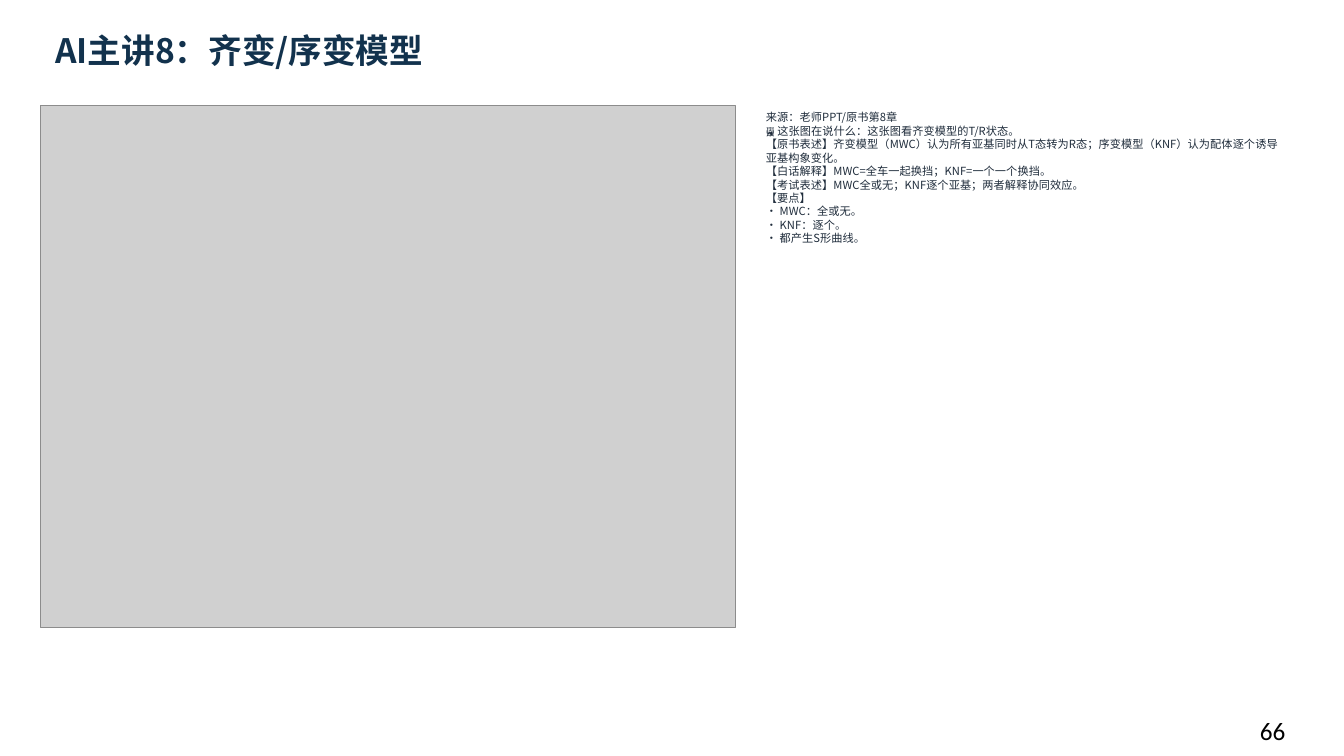
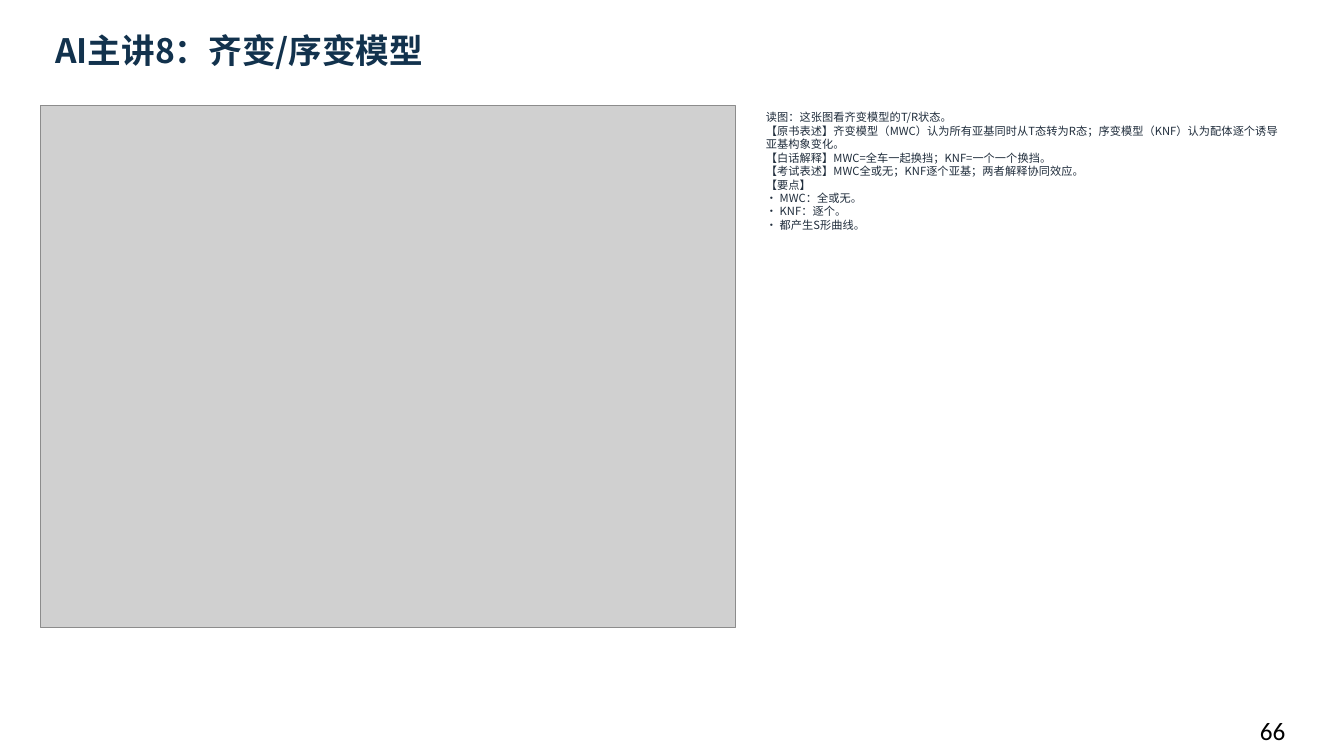
Before and after one commit to newkan-li/Biochemistry, a slide deck: slide 66 of downloads/bc08-ai-style.pptx. Drawn at 1344x756 pixels with LibreOffice and Linux fonts; fonts in the diff are those of the drawing; grey boxes stand for pictures. Boxes give left, top, right and bottom in pixels: in the first picture for what was removed or moved away, otherwise in the second. Text is boxed around its words. In the diff, an @@ line names an element or a change of style, - is before the commit and + after.

Commit message:
bc08补58页老师原页读图讲解:53页缺图注补齐,下载PPT同步;版本20261112cdn

```diff
--- a/downloads/bc08-ai-style.pptx
+++ b/downloads/bc08-ai-style.pptx
@@ text at box(766, 111, 1278, 230): text changed @@
-来源：老师PPT/原书第8章
-🖼 这张图在说什么：这张图看齐变模型的T/R状态。
-【原书表述】齐变模型（MWC）认为所有亚基同时从T态转为R态；序变模型（KNF）认为配体逐个诱导亚基构象变化。
-【白话解释】MWC=全车一起换挡；KNF=一个一个换挡。
-【考试表述】MWC全或无；KNF逐个亚基；两者解释协同效应。
-【要点】
-• MWC：全或无。
-• KNF：逐个。
-• 都产生S形曲线。
+读图：这张图看齐变模型的T/R状态。
+【原书表述】齐变模型（MWC）认为所有亚基同时从T态转为R态；序变模型（KNF）认为配体逐个诱导亚基构象变化。
+【白话解释】MWC=全车一起换挡；KNF=一个一个换挡。
+【考试表述】MWC全或无；KNF逐个亚基；两者解释协同效应。
+【要点】
+• MWC：全或无。
+• KNF：逐个。
+• 都产生S形曲线。
```
Also in this commit, not shown: 107 other slides changed, 6 other files.
